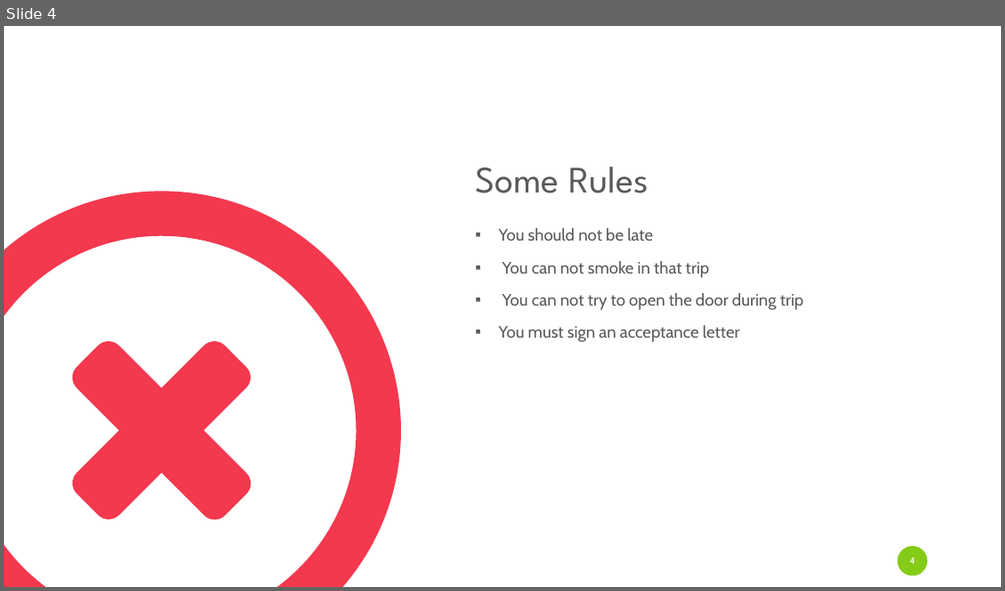
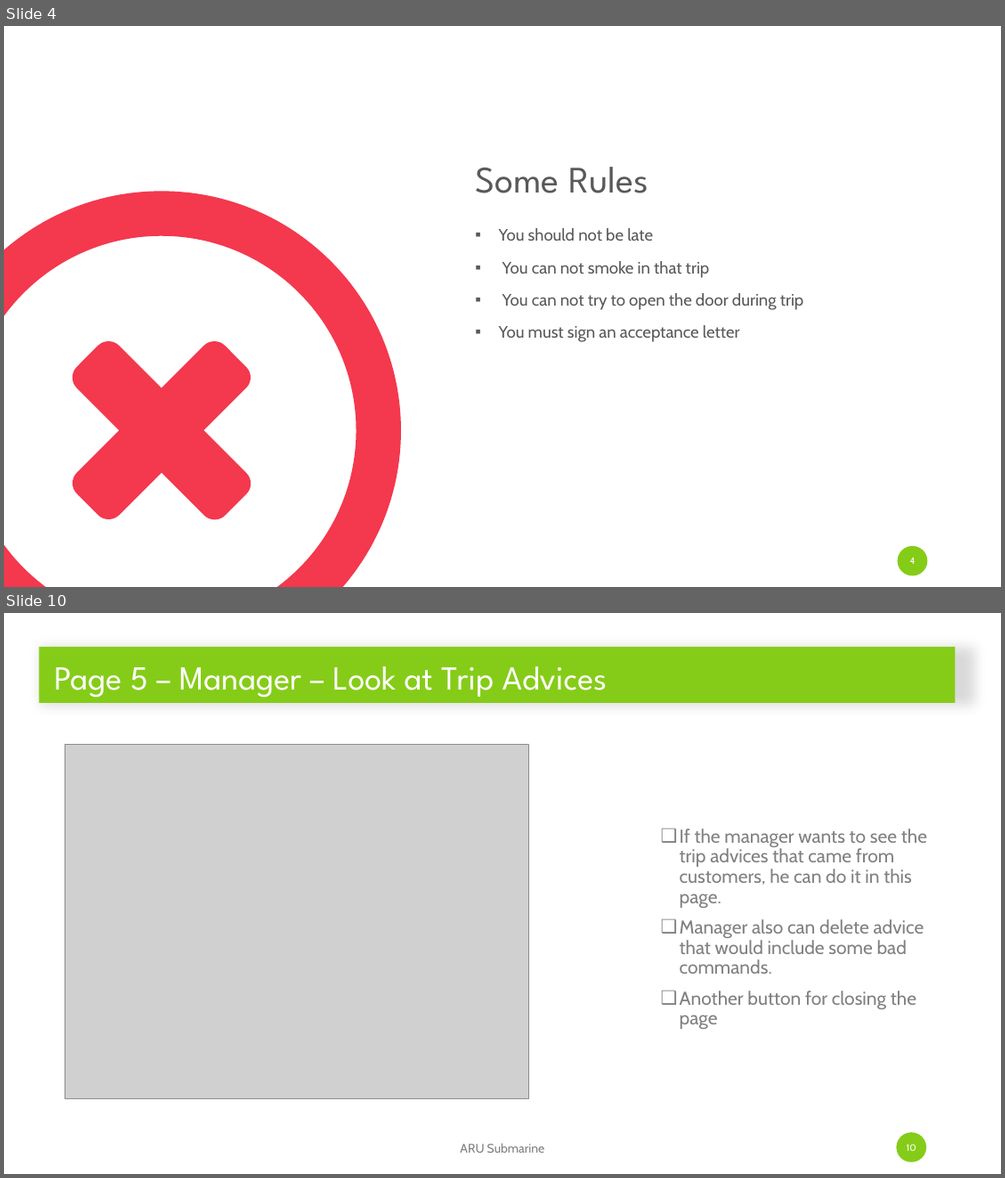
Before and after one commit to mustafaberat/ARU-Submarine, a slide deck: Presentation/ARUSubmarinePresentation.pptx. Shown one above the other, each under a label of ours: slide 4 before the commit, slides 4 and 10 after it; the slides between them are not shown. The pictures are 1005x591 and 1005x1178 pixels, drawn with LibreOffice and Linux fonts; fonts in the diff are those of the drawing; grey boxes stand for pictures. Boxes give left, top, right and bottom in pixels: in the first picture for what was removed or moved away, otherwise in the second. Text is boxed around its words. In the diff, an @@ line names an element or a change of style, - is before the commit and + after.

```diff
--- a/Presentation/ARUSubmarinePresentation.pptx
+++ b/Presentation/ARUSubmarinePresentation.pptx
@@ slide 10 added at [4,613,1001,1174], background #FFFFFF @@
@@ title added at [39,647,955,703], fill #85CC18, 32.4 pt, text #FFFFFF @@
+Page 5 – Manager – Look at Trip Advices
@@ picture added at [65,745,529,1099] @@
@@ text added at [680,828,927,1029], 18 pt, text #808080 @@
+❑ If the manager wants to see the trip advices that came from customers, he can do it in this page.
+❑ Manager also can delete advice that would include some bad commands.
+❑ Another button for closing the page
@@ text added at [460,1143,545,1152], 12 pt, text #808080 @@
+ARU Submarine
@@ page number added at [896,1132,926,1162], fill #85CC18, 9 pt, text #FFFFFF @@
+10
```
Also in this commit, not shown: 2 slides changed, 17 other slides added, 9 slides removed.
